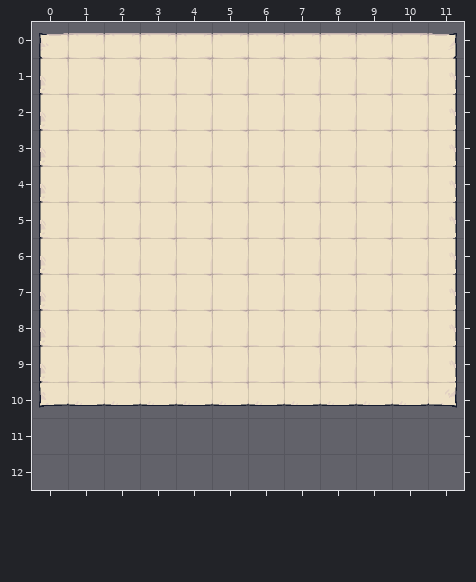
One commit to this Tiled map (JSON): assets/ui/pause_menu.tmj. The first picture shows the starting point.
Cells are 64x64 px. Shown: x 0..11, y 0..12. The old version is drawn lined up with the new one.
Once edited:
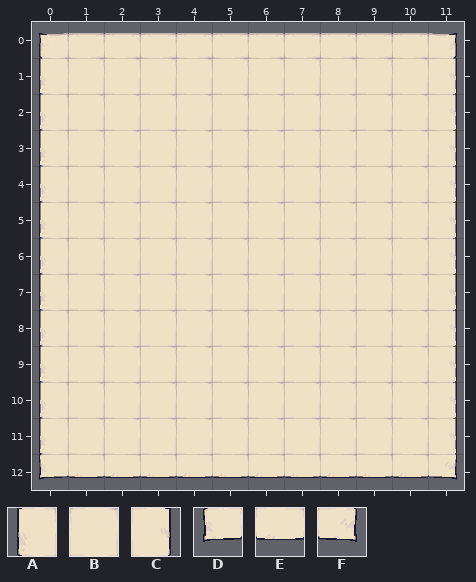
Key: from "RegularPaper": A 10, B 12, C 14, D 20, E 22, F 24.
_ is an empty cell, . an unchanged one.
Edits made:
map size 12x11 -> 12x13 cells
--- layer "Background"
@@ x 0..11 @@
-10 DEEEEEEEEEEF
-11 ____________
-12 ____________
+10 ABBBBBBBBBBC
+11 ABBBBBBBBBBC
+12 DEEEEEEEEEEF
Boxes around the changes in both pictures, in picture pixels (x1, y1, x2, y2):
changed: (39, 382, 457, 480)
